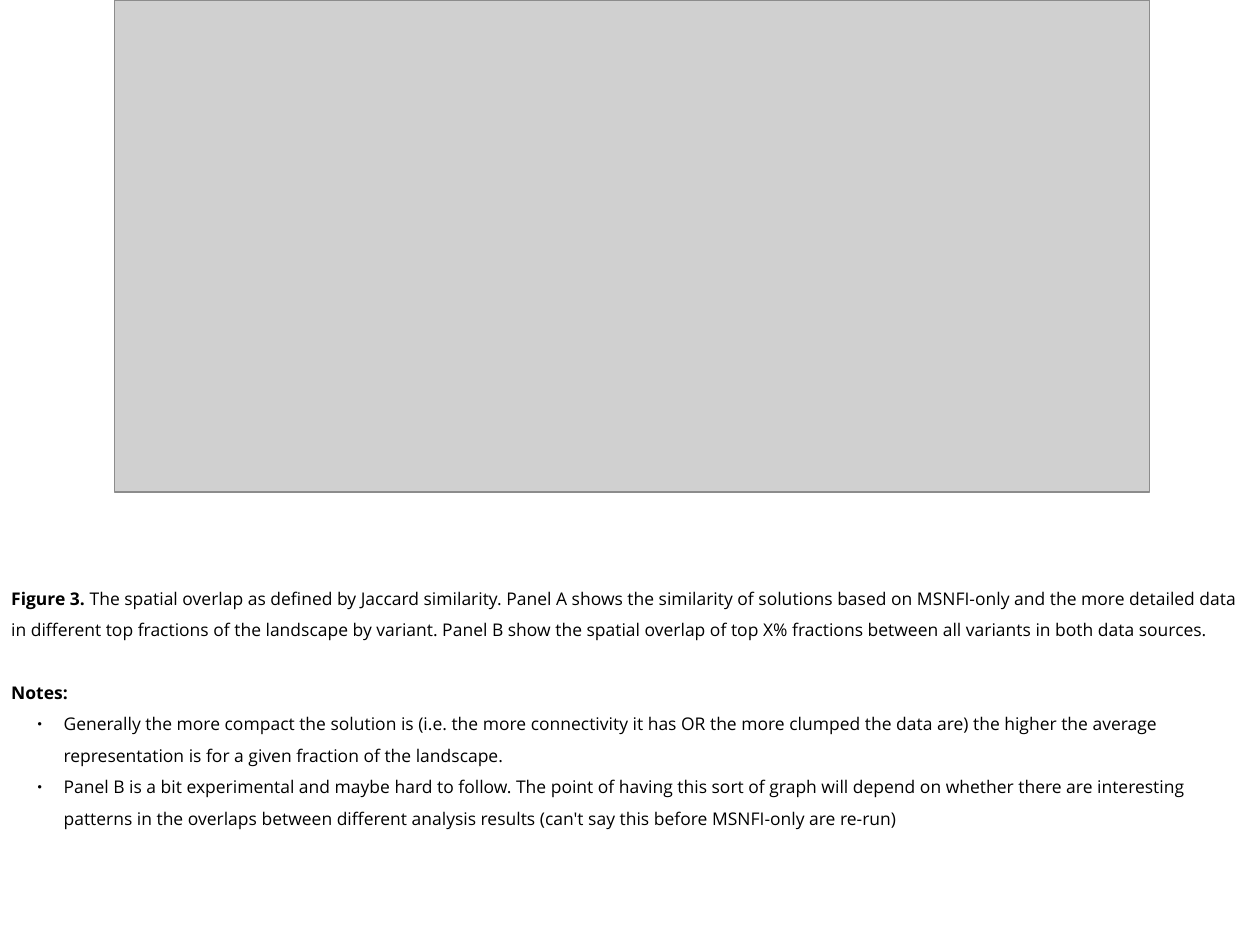
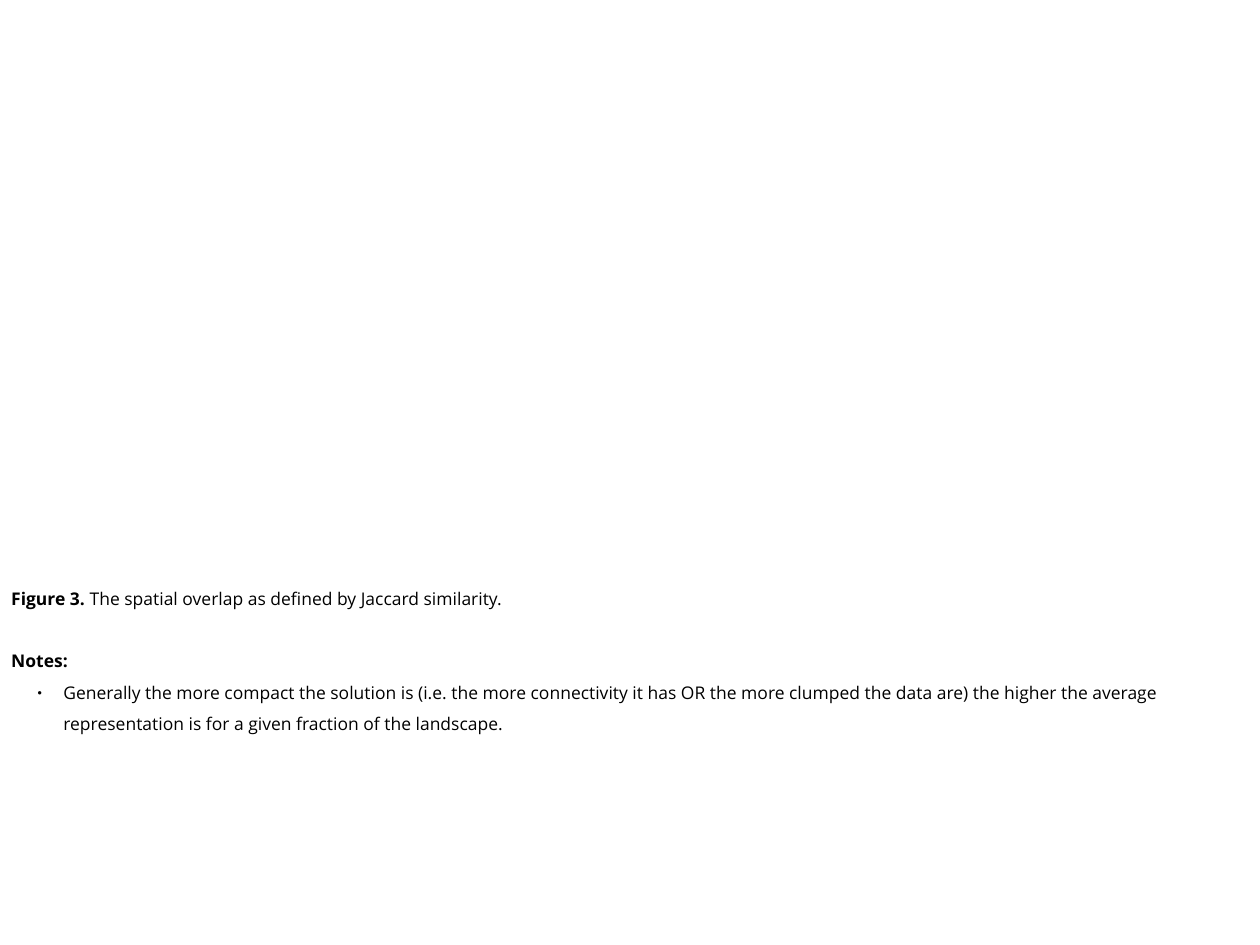
Before and after one commit to jlehtoma/validityms, a slide deck: slide 24 of reports/validity_ms_outline.ppt. Drawn at 1260x945 pixels with LibreOffice and Linux fonts; fonts in the diff are those of the drawing; grey boxes stand for pictures. Boxes give left, top, right and bottom in pixels: in the first picture for what was removed or moved away, otherwise in the second. Text is boxed around its words. In the diff, an @@ line names an element or a change of style, - is before the commit and + after.

```diff
--- a/reports/validity_ms_outline.ppt
+++ b/reports/validity_ms_outline.ppt
@@ picture removed at bbox=[114, 0, 1150, 493] @@
@@ text at bbox=[11, 591, 502, 610]: text changed @@
-Figure 3. The spatial overlap as defined by Jaccard similarity. Panel A shows the similarity of solutions based on MSNFI-only and the more detailed data in different top fractions of the landscape by variant. Panel B show the spatial overlap of top X% fractions between all variants in both data sources.
+Figure 3. The spatial overlap as defined by Jaccard similarity.
@@ text at bbox=[64, 779, 1184, 830]: paragraph removed @@
-  ● Panel B is a bit experimental and maybe hard to follow. The point of having this sort of graph will depend on whether there are interesting patterns in the overlaps between different analysis results (can't say this before MSNFI-only are re-run)
```
Also in this commit, not shown: 8 other slides changed, 10 slides added, 7 slides removed, 1 other file.
